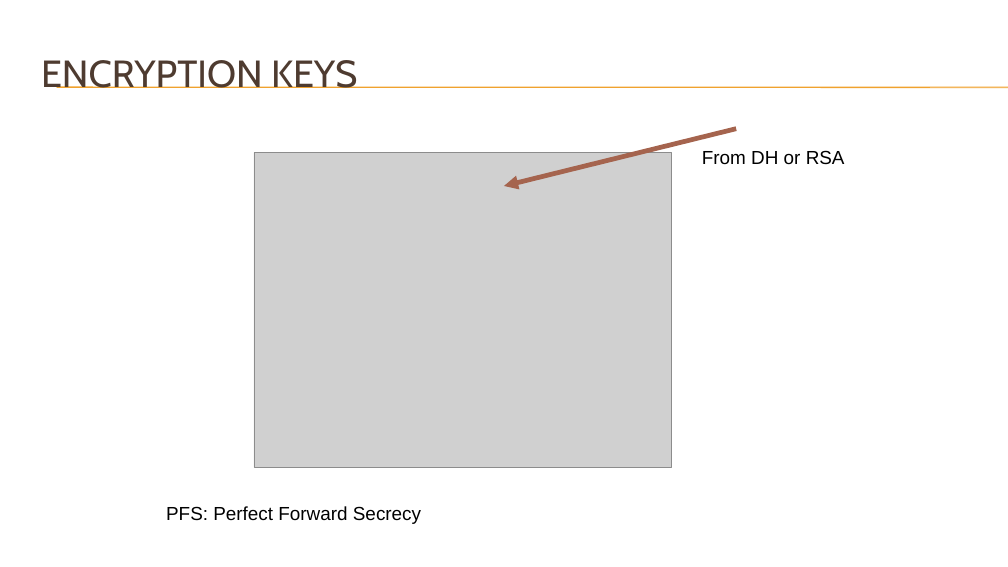
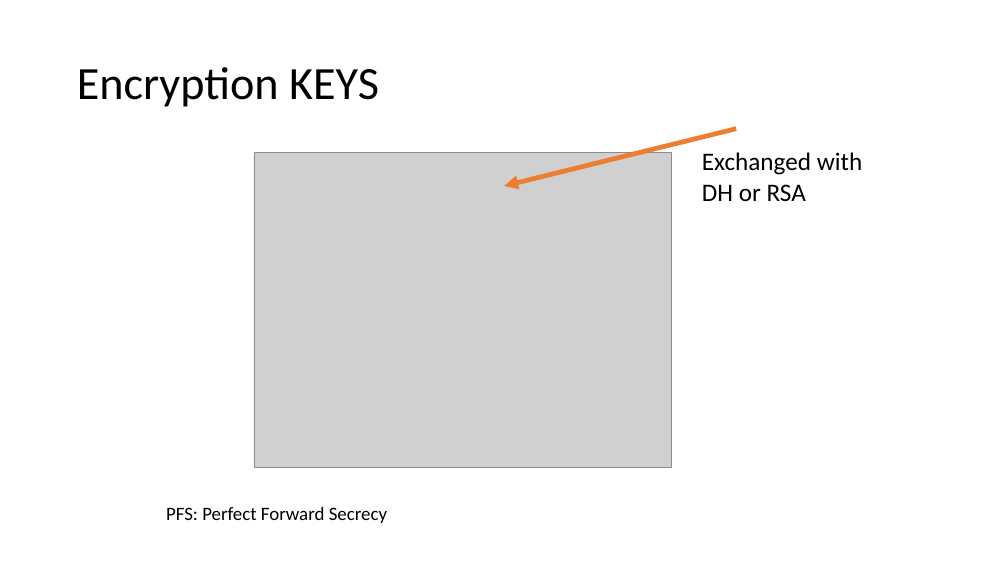
Before and after one commit to DeMaCS-UNICAL/NetworkSecurity, a slide deck: slide 6 of slides/SSL.pptx. Drawn at 1008x567 pixels with LibreOffice and Linux fonts; fonts in the diff are those of the drawing; grey boxes stand for pictures; background and template pictures are left out. Boxes give left, top, right and bottom in pixels: in the first picture for what was removed or moved away, otherwise in the second. Text is boxed around its words. In the diff, an @@ line names an element or a change of style, - is before the commit and + after.

```diff
--- a/slides/SSL.pptx
+++ b/slides/SSL.pptx
@@ line removed from (57, 87) to (1008, 87) @@
@@ line removed from (57, 88) to (1008, 88) @@
@@ title at (x1=77, y1=67, x2=379, y2=107): text changed; size 36 to 44 pt; font Cabin to Calibri; text colour #4E3B30 to #000000 @@
-ENCRYPTION KEYS
+Encryption KEYS
@@ arrow (737, 129) - (504, 186): stroke #A5644E 4.5 pt to #ED7D31 4.5 pt @@
@@ text at (x1=702, y1=152, x2=862, y2=201): text changed; size 18 to 24 pt; font Arial to Calibri @@
-From DH or RSA
+Exchanged with
+DH or RSA
@@ text "PFS: Perfect Forward Secrecy" at (x1=166, y1=507, x2=387, y2=523): font Arial to Calibri @@
```
Also in this commit, not shown: 21 other slides changed, 3 slides added.
